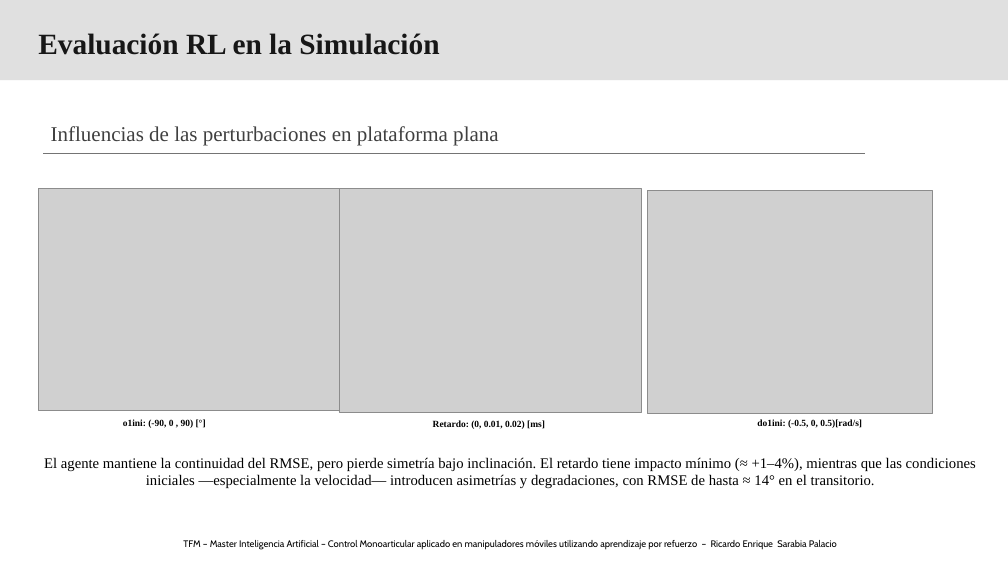
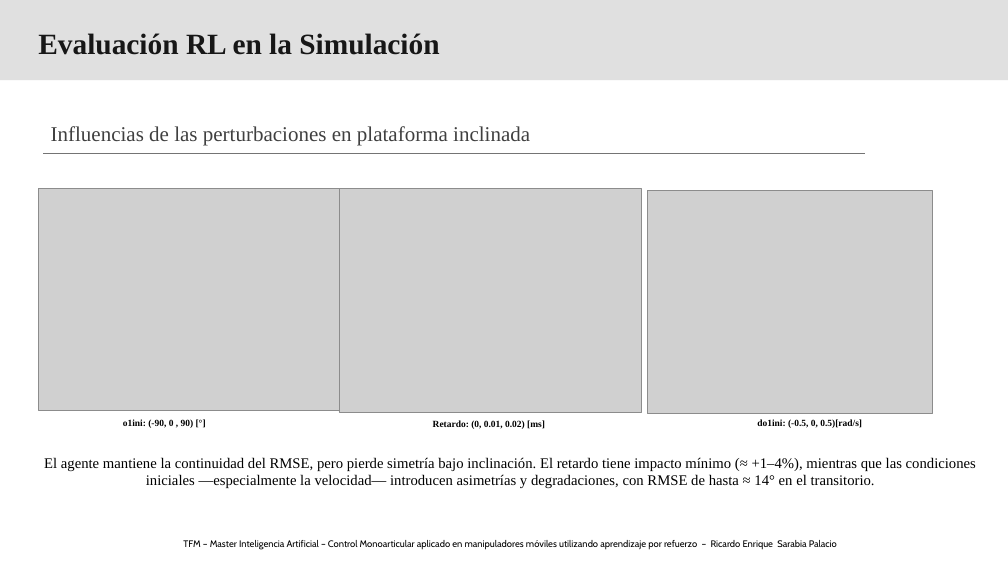
Before and after one commit to RichardSarabia/SimuladorBrazoLazaro_RLAgent_TFM_RicardoSarabia, a slide deck: slide 7 of Fase4/03_results/FaseA/Evaluación AgenteRL_F4A_Agente600–Plataformainclinada.pptx. Drawn at 1008x567 pixels with LibreOffice and Linux fonts; fonts in the diff are those of the drawing; grey boxes stand for pictures; background and template pictures are left out. Boxes give left, top, right and bottom in pixels: in the first picture for what was removed or moved away, otherwise in the second. Text is boxed around its words. In the diff, an @@ line names an element or a change of style, - is before the commit and + after.

```diff
--- a/Fase4/03_results/FaseA/Evaluación AgenteRL_F4A_Agente600–Plataformainclinada.pptx
+++ b/Fase4/03_results/FaseA/Evaluación AgenteRL_F4A_Agente600–Plataformainclinada.pptx
@@ text at (51, 126, 530, 146): text changed @@
-Influencias de las perturbaciones en plataforma plana
+Influencias de las perturbaciones en plataforma inclinada
```
Also in this commit, not shown: 49 other files.
